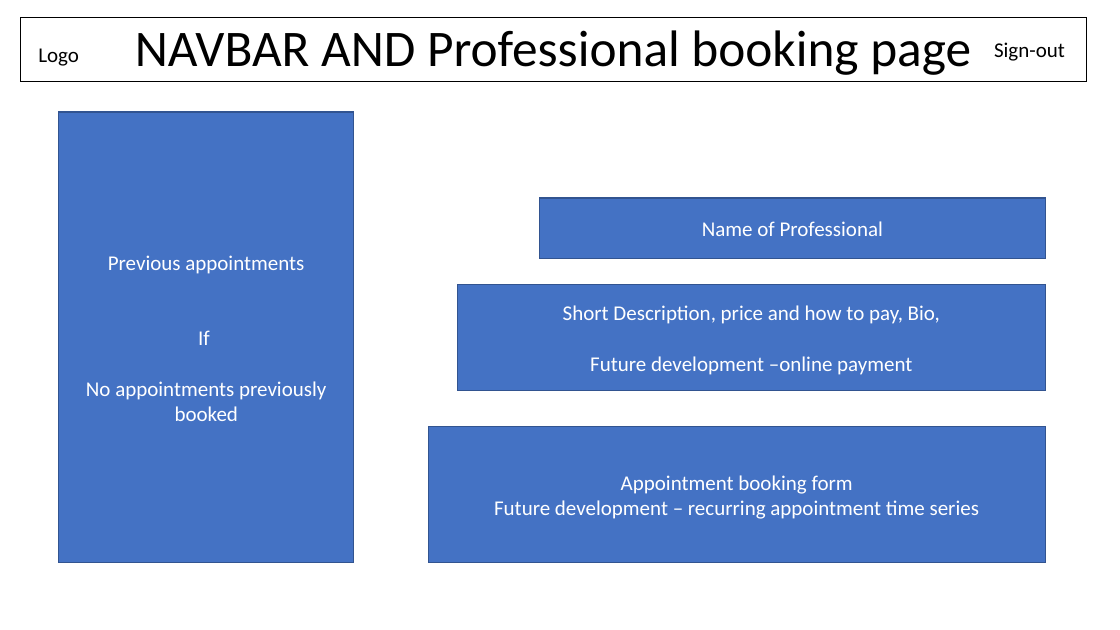
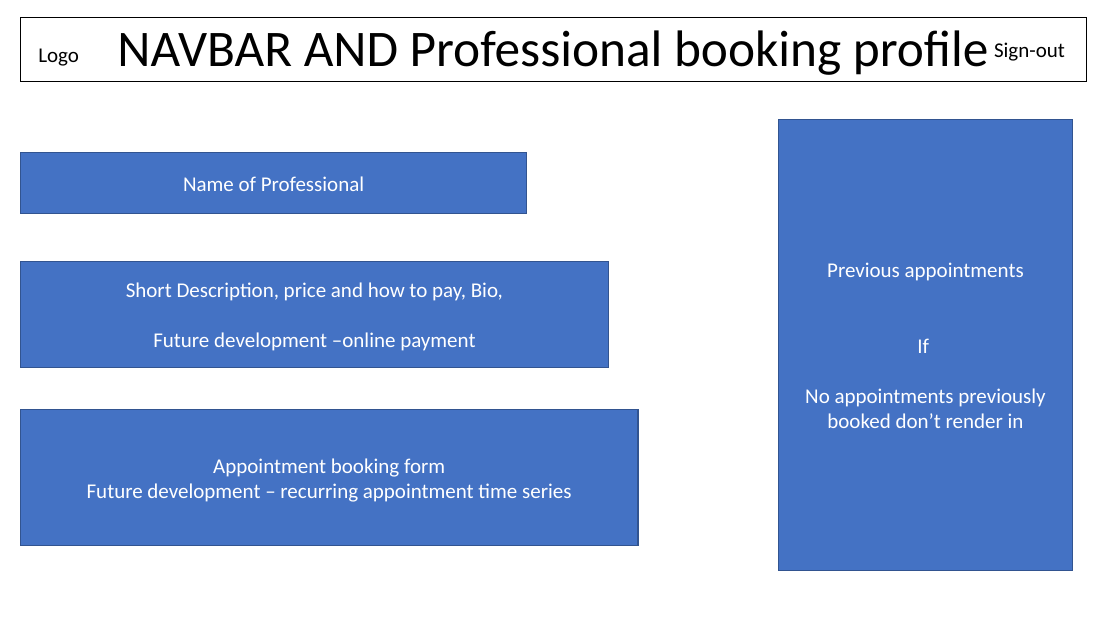
Before and after one commit to breakfireaus/Inter-book, a slide deck: slide 5 of File documents/Wireframe.pptx. Drawn at 1120x630 pixels with LibreOffice and Linux fonts; fonts in the diff are those of the drawing. Boxes give left, top, right and bottom in pixels: in the first picture for what was removed or moved away, otherwise in the second. Text is boxed around its words. In the diff, an @@ line names an element or a change of style, - is before the commit and + after.

```diff
--- a/File documents/Wireframe.pptx
+++ b/File documents/Wireframe.pptx
@@ title at [117, 30, 989, 75]: text changed @@
-NAVBAR AND Professional booking page
+NAVBAR AND Professional booking profile
@@ rectangle "Previous appointments": place and size @@
-rectangle "Previous appointments" at [59, 112, 354, 563]
+rectangle "Previous appointments" at [778, 119, 1073, 571]
@@ rectangle "Name of Professional": place and size @@
-rectangle "Name of Professional" at [539, 198, 1046, 259]
+rectangle "Name of Professional" at [21, 153, 528, 213]
@@ rectangle "Short Description, price and how ...": place and size @@
-rectangle "Short Description, price and how ..." at [458, 285, 1046, 391]
+rectangle "Short Description, price and how ..." at [21, 261, 609, 367]
@@ text in rectangle at [805, 388, 1045, 428]: text changed @@
-No appointments previously booked
+No appointments previously booked don’t render in
@@ rectangle "Appointment booking form": place and size @@
-rectangle "Appointment booking form" at [429, 427, 1046, 563]
+rectangle "Appointment booking form" at [21, 409, 639, 545]
```
Also in this commit, not shown: 4 other slides changed, 1 slide removed, 5 other files.
